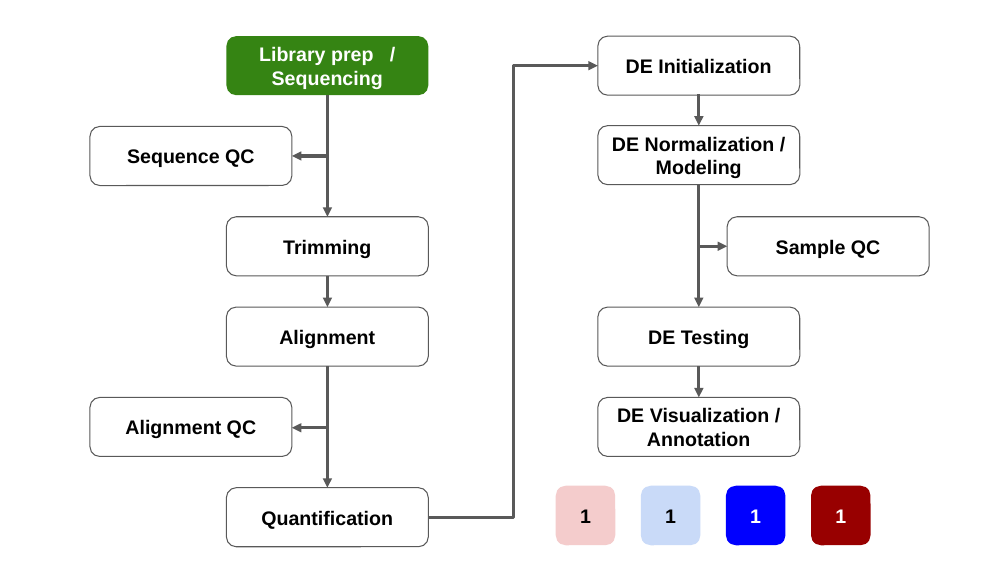
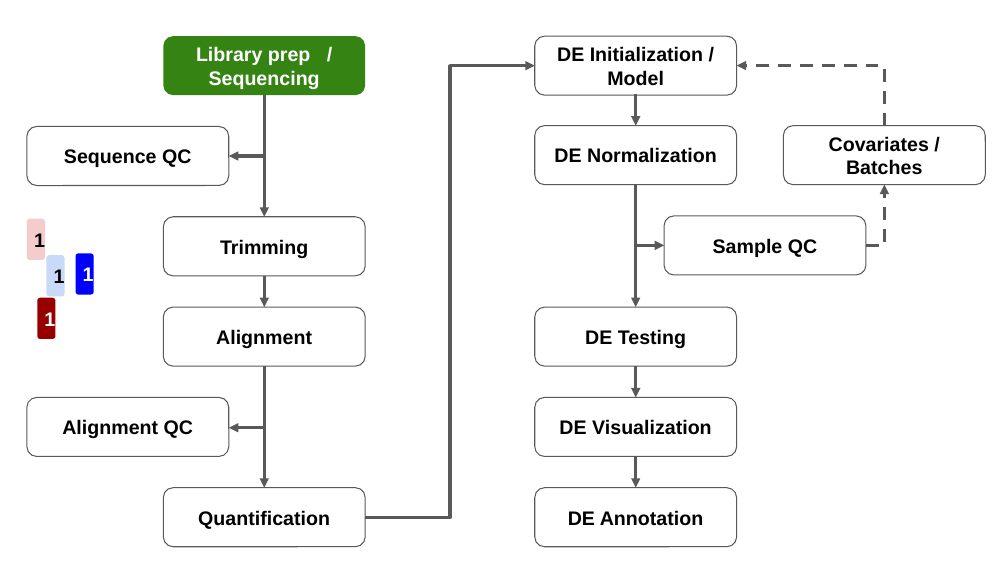
Before and after one commit to umich-brcf-bioinf/workshop-rnaseq-demystified, a slide deck: slide 16 of source/images/source/RSD_workshop_wayfinder.pptx (slide 14 before the commit). Drawn at 1008x567 pixels with LibreOffice and Linux fonts; fonts in the diff are those of the drawing. Boxes give left, top, right and bottom in pixels: in the first picture for what was removed or moved away, otherwise in the second. Text is boxed around its words. In the diff, an @@ line names an element or a change of style, - is before the commit and + after.

```diff
--- a/source/images/source/RSD_workshop_wayfinder.pptx
+++ b/source/images/source/RSD_workshop_wayfinder.pptx
@@ text in rounded rectangle at (557,46,703,86): text changed @@
-DE Initialization
+DE Initialization / Model
@@ elbow arrow added from (884, 126) to (737, 66), #595959 2.25 pt dashed @@
@@ text in rounded rectangle at (554,147,717,163): text changed @@
-DE Normalization / Modeling
+DE Normalization
@@ rounded rectangle added at (783,126,985,185), outline #595959 0.75 pt, 14 pt, text #000000, bold @@
+Covariates / Batches
@@ 11 rounded rectangles, 6 arrows, 4 elbow arrows: place and size @@
-11 rounded rectangles, 6 arrows, 4 elbow arrows at (90,36,928,547)
+11 rounded rectangles, 6 arrows, 4 elbow arrows at (27,36,866,547)
@@ elbow arrow added from (866, 245) to (884, 184), #595959 2.25 pt dashed @@
@@ rounded rectangle "1": place and size @@
-rounded rectangle "1" at (555,486,615,545)
+rounded rectangle "1" at (27,219,45,260)
@@ rounded rectangle "1": place and size @@
-rounded rectangle "1" at (641,486,701,545)
+rounded rectangle "1" at (46,255,65,296)
@@ rounded rectangle "1": place and size @@
-rounded rectangle "1" at (726,486,785,545)
+rounded rectangle "1" at (76,253,94,294)
@@ rounded rectangle "1": place and size @@
-rounded rectangle "1" at (811,486,871,545)
+rounded rectangle "1" at (37,297,55,339)
@@ text in rounded rectangle at (559,419,712,435): text changed @@
-DE Visualization / Annotation
+DE Visualization
@@ arrow added from (636, 457) to (636, 488), #595959 2.25 pt @@
@@ rounded rectangle added at (535,488,737,547), outline #595959 0.75 pt, 14 pt, text #000000, bold @@
+DE Annotation
```
Also in this commit, not shown: 13 other slides changed, 2 slides added, 20 other files.
